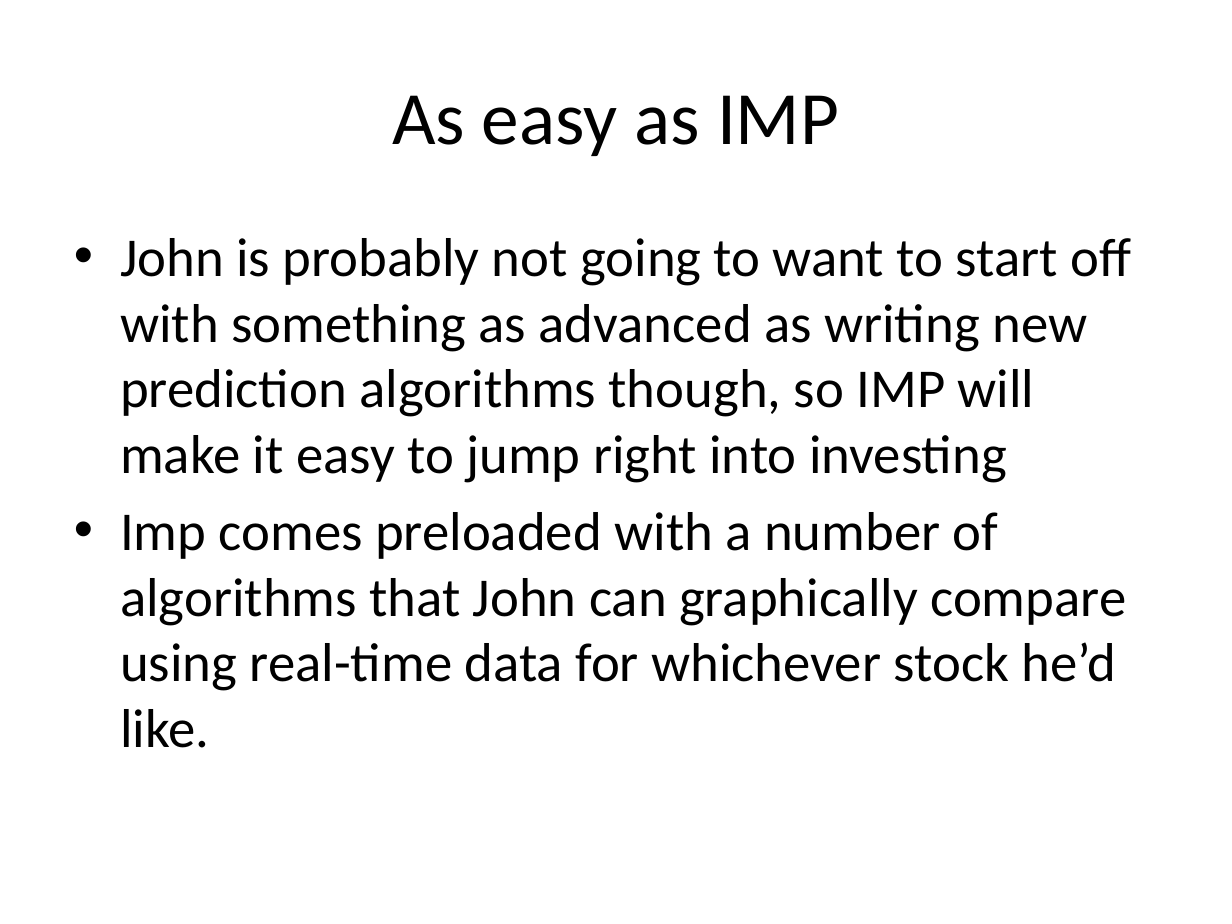
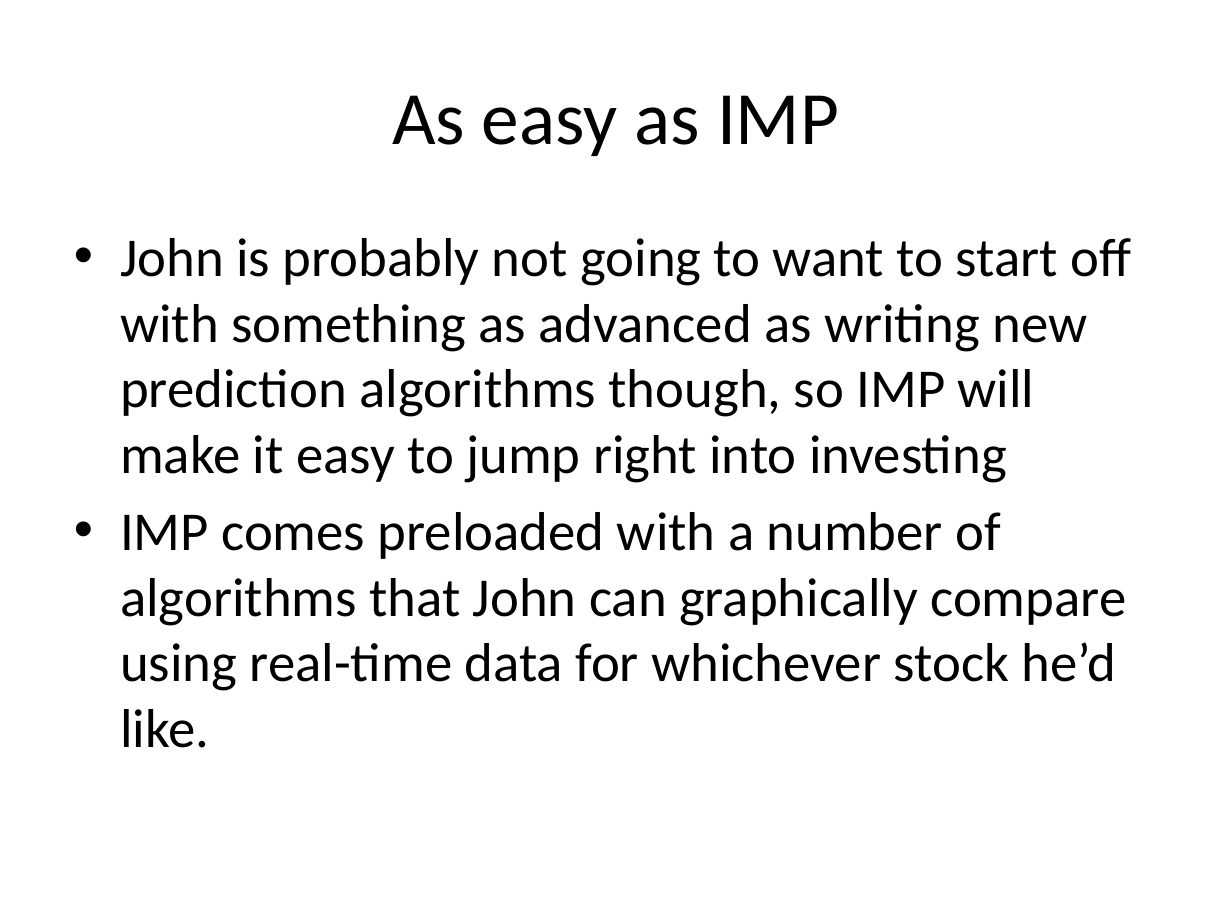
Before and after one commit to ChrisBye/rpi-imp, a slide deck: slide 10 of final presentation/justification and vision.pptx. Drawn at 1232x924 pixels with LibreOffice and Linux fonts; fonts in the diff are those of the drawing. Boxes give left, top, right and bottom in pixels: in the first picture for what was removed or moved away, otherwise in the second. Text is boxed around its words. In the diff, an @@ line names an element or a change of style, - is before the commit and + after.

```diff
--- a/final presentation/justification and vision.pptx
+++ b/final presentation/justification and vision.pptx
@@ text at (120, 512, 1126, 748): text changed @@
-• Imp comes preloaded with a number of algorithms that John can graphically compare using real-time data for whichever stock he’d like.
+• IMP comes preloaded with a number of algorithms that John can graphically compare using real-time data for whichever stock he’d like.
```
Also in this commit, not shown: 9 other slides changed, 1 other file.
